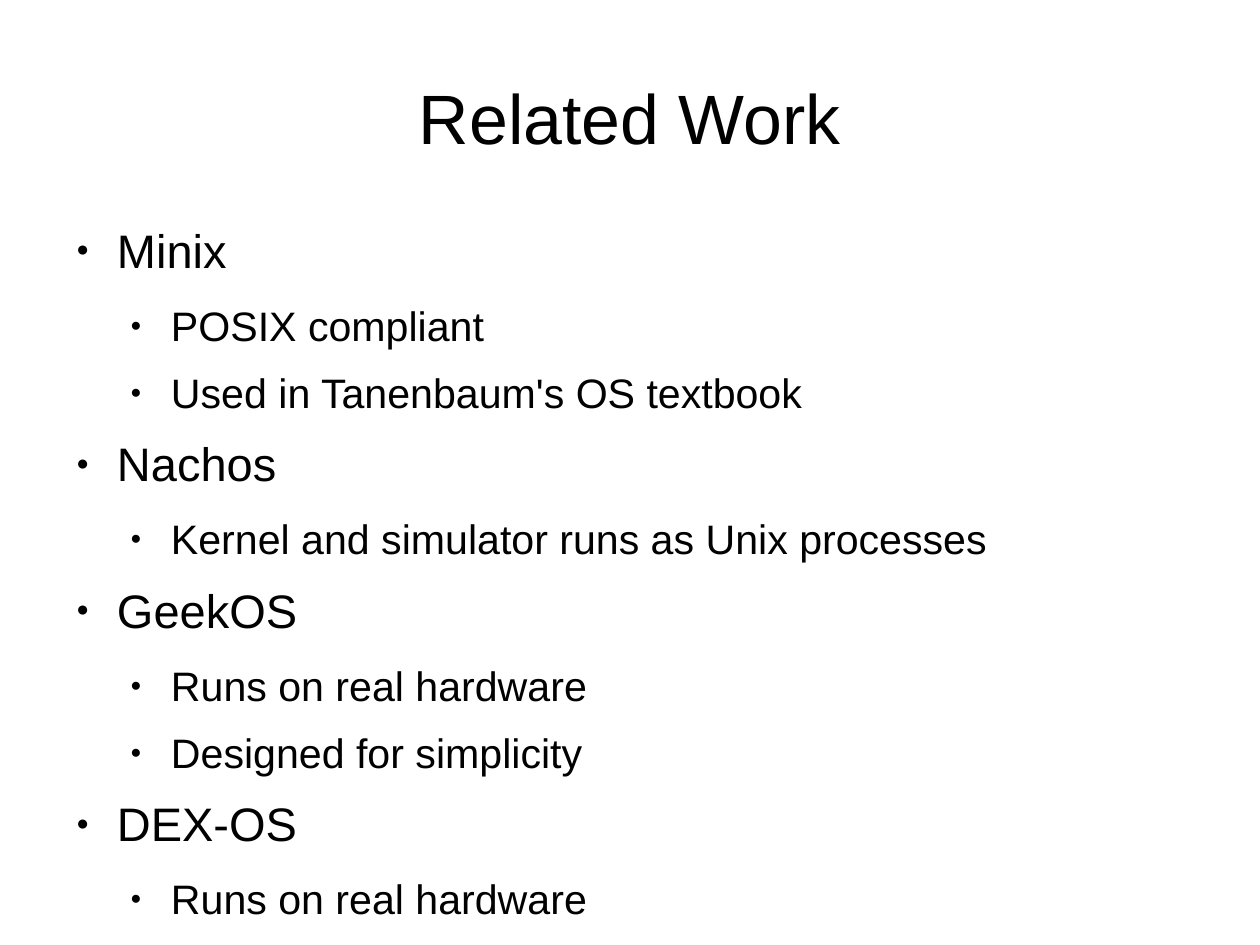
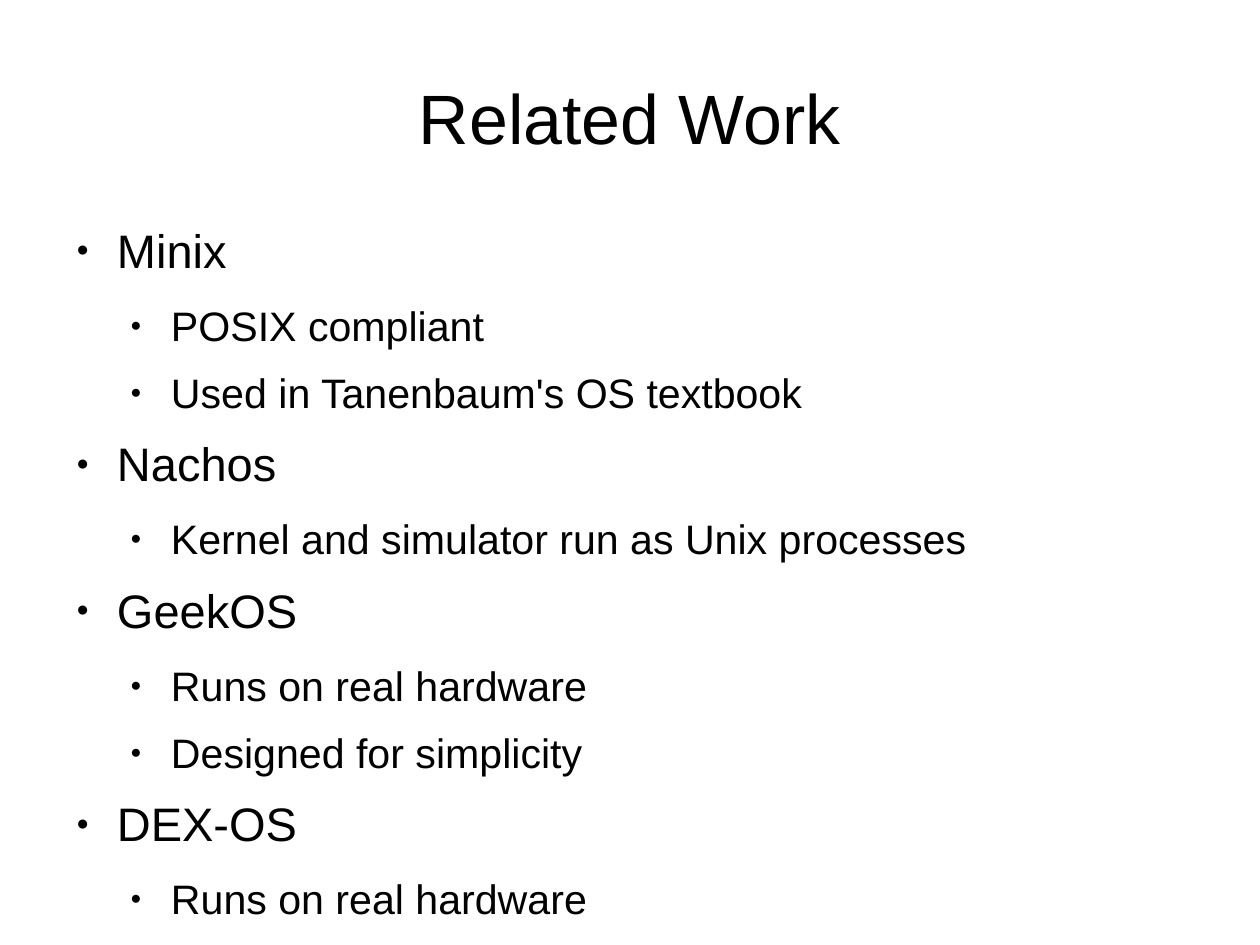
Before and after one commit to jachermocilla/jach-homepage, a slide deck: slide 4 of jach-ncite09-slides.odp. Drawn at 1260x945 pixels with LibreOffice and Linux fonts; fonts in the diff are those of the drawing. Boxes give left, top, right and bottom in pixels: in the first picture for what was removed or moved away, otherwise in the second. Text is boxed around its words. In the diff, an @@ line names an element or a change of style, - is before the commit and + after.

```diff
--- a/jach-ncite09-slides.odp
+++ b/jach-ncite09-slides.odp
@@ text at (171, 524, 966, 563): text changed @@
-  ● Kernel and simulator runs as Unix processes
+  ● Kernel and simulator run as Unix processes
```
Also in this commit, not shown: 2 other slides changed.
